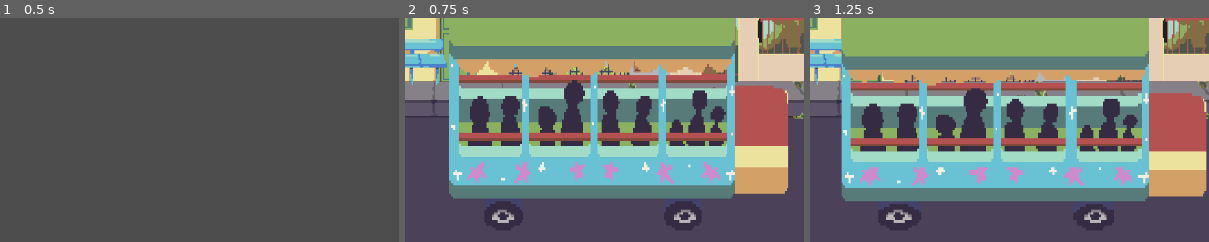
Above: before the commit, frames 1-3 (left to right).
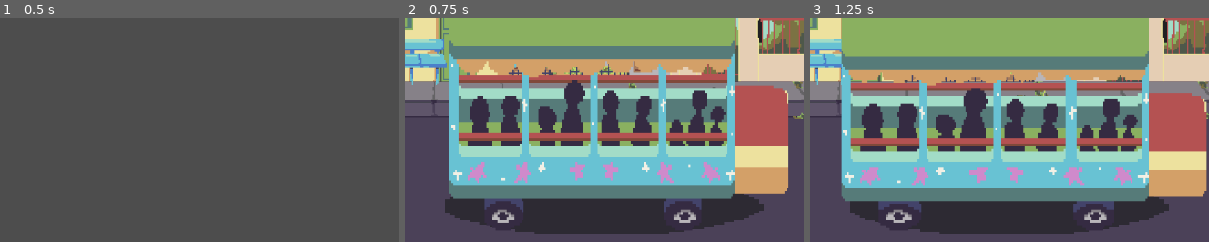
Above: after the commit, the same moments.

Repository: hhsoares/fofaoclicks
Game: Godot game, scene res://scenes/menu.tscn
The game is run twice, just before and just after one commit, with the same random seed, the same clock (stepped at 60 frames per second) and the same inputs. The engine's default icon, where the game draws it, is replaced by a stand-in: a white triangle on a blue panel in a dark square.
Inputs (mouse positions are % of the whole screen's width and height, from its top left):
- Up to frame 1 (0.5 s): no input
- Up to frame 2 (0.75 s): click (26, 10) at 0.5 s
- Up to frame 3 (1.25 s): no input
The pictures show only the part of the screen within x 31-81%, y 24-74%; the shares and areas given below are measured in that part.

Frame 1 is identical in both runs. In frame 2, 8.2% of the frame differs, in the area x 10-90%, y 78-97%; in frame 3, 7.5%.

Commit message:
added shadows

Diff:
--- a/scenes/main.tscn
+++ b/scenes/main.tscn
@@ -11,6 +11,7 @@
 [ext_resource type="Texture2D" uid="uid://bfgiihu8wlsd4" path="res://assets/fofus2.png" id="5_tefeu"]
 [ext_resource type="Texture2D" uid="uid://b0yulim4gy20m" path="res://assets/mickey1.png" id="6_85g3d"]
 [ext_resource type="Texture2D" uid="uid://ddxsjfmmk71w3" path="res://assets/mickey2.png" id="7_choun"]
+[ext_resource type="Texture2D" uid="uid://dtin7b0u3jar2" path="res://assets/sombra.png" id="7_dp3eg"]
 [ext_resource type="Texture2D" uid="uid://cvvvd140h1hg4" path="res://assets/carreta1.png" id="7_muem4"]
 [ext_resource type="Texture2D" uid="uid://cg0rwr0n7sudy" path="res://assets/carreta2.png" id="8_dp3eg"]
 [ext_resource type="Texture2D" uid="uid://drlxf657xxger" path="res://assets/capitao1.png" id="8_ya4ey"]
@@ -273,6 +274,11 @@
 position = Vector2(-18, 116)
 input_pickable = true
 script = ExtResource("2_sugp2")
+
+[node name="Sombra" type="Sprite2D" parent="Truck"]
+position = Vector2(666, 300.25003)
+scale = Vector2(7.1875, 3.3166656)
+texture = ExtResource("7_dp3eg")
 
 [node name="AnimatedSprite2D" type="AnimatedSprite2D" parent="Truck"]
 texture_filter = 1
@@ -488,6 +494,11 @@
 
 [node name="Fofao" type="Node2D" parent="."]
 
+[node name="Sombra" type="Sprite2D" parent="Fofao"]
+position = Vector2(404.00003, 509.00003)
+scale = Vector2(1.2666651, 1.2666651)
+texture = ExtResource("7_dp3eg")
+
 [node name="AnimatedSprite2D" type="AnimatedSprite2D" parent="Fofao"]
 texture_filter = 1
 position = Vector2(404, 433)
@@ -498,14 +509,24 @@
 
 [node name="Mickey" type="Node2D" parent="."]
 
+[node name="Sombra" type="Sprite2D" parent="Mickey"]
+position = Vector2(573, 546)
+scale = Vector2(1.267, 1.267)
+texture = ExtResource("7_dp3eg")
+
 [node name="AnimatedSprite2D" type="AnimatedSprite2D" parent="Mickey"]
-position = Vector2(575, 486.00006)
+position = Vector2(575, 474.00003)
 scale = Vector2(2.5, 2.5)
 sprite_frames = SubResource("SpriteFrames_a8y0u")
 animation = &"mickey"
 frame_progress = 0.29409492
 
 [node name="CapitaoAmerica" type="Node2D" parent="."]
+
+[node name="Sombra" type="Sprite2D" parent="CapitaoAmerica"]
+position = Vector2(995, 453.99997)
+scale = Vector2(1.267, 1.267)
+texture = ExtResource("7_dp3eg")
 
 [node name="AnimatedSprite2D" type="AnimatedSprite2D" parent="CapitaoAmerica"]
 position = Vector2(992.99994, 380)
@@ -517,6 +538,11 @@
 
 [node name="HomemAranha" type="Node2D" parent="."]
 
+[node name="Sombra" type="Sprite2D" parent="HomemAranha"]
+position = Vector2(803.99994, 518)
+scale = Vector2(1.267, 1.267)
+texture = ExtResource("7_dp3eg")
+
 [node name="AnimatedSprite2D" type="AnimatedSprite2D" parent="HomemAranha"]
 position = Vector2(804.00006, 444)
 scale = Vector2(2.5, 2.5)
Binary file added: assets/sombra.png
Not shown, added: assets/sombra.png.import
Not shown: 1 places in scenes/main.tscn that only renumber resources
